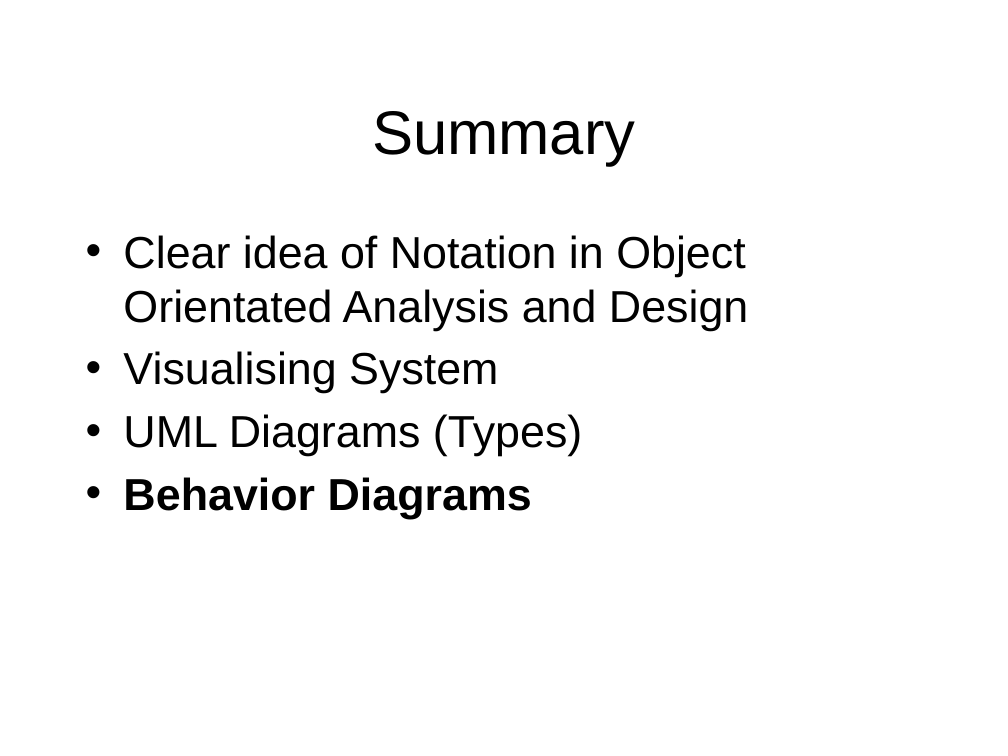
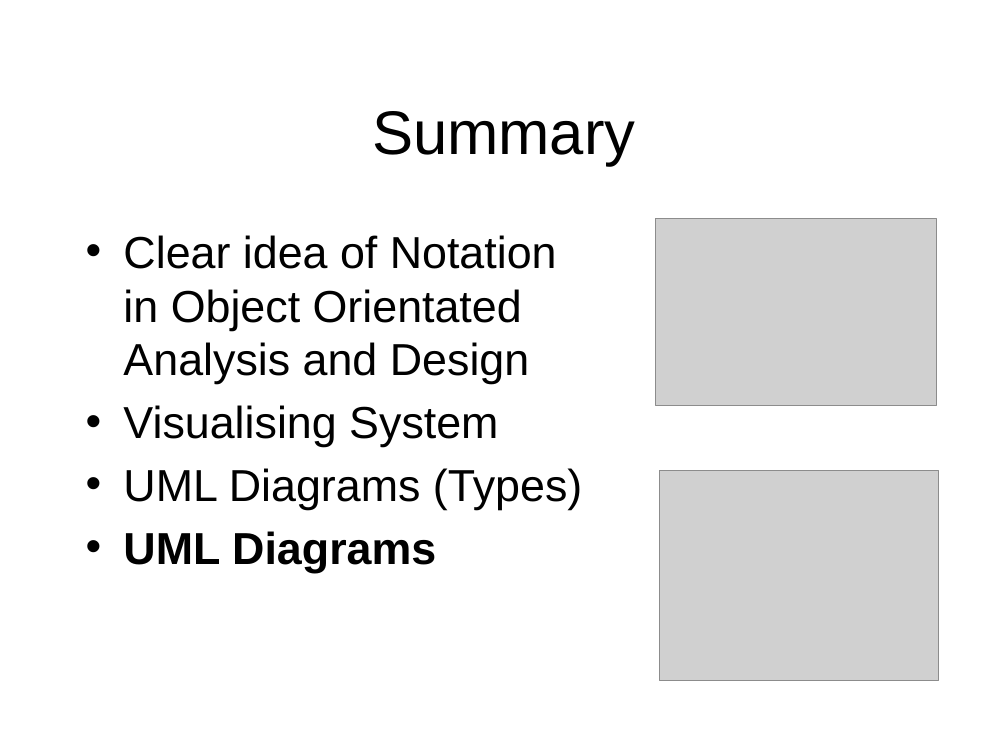
Before and after one commit to octaviordz/zjnu2017.github.io, a slide deck: slide 23 of OOAD/lectures/070--Notation.Part.2.pptx (slide 4 before the commit). Drawn at 1008x756 pixels with LibreOffice and Linux fonts; fonts in the diff are those of the drawing; grey boxes stand for pictures. Boxes give left, top, right and bottom in pixels: in the first picture for what was removed or moved away, otherwise in the second. Text is boxed around its words. In the diff, an @@ line names an element or a change of style, - is before the commit and + after.

```diff
--- a/OOAD/lectures/070--Notation.Part.2.pptx
+++ b/OOAD/lectures/070--Notation.Part.2.pptx
@@ picture added at (x1=655, y1=219, x2=936, y2=405) @@
@@ picture added at (x1=659, y1=471, x2=938, y2=680) @@
@@ text at (x1=123, y1=531, x2=436, y2=572): text changed @@
-• Behavior Diagrams
+• UML Diagrams
```
Also in this commit, not shown: 2 other slides changed, 20 slides added, 1 slide removed, 2 other files.
